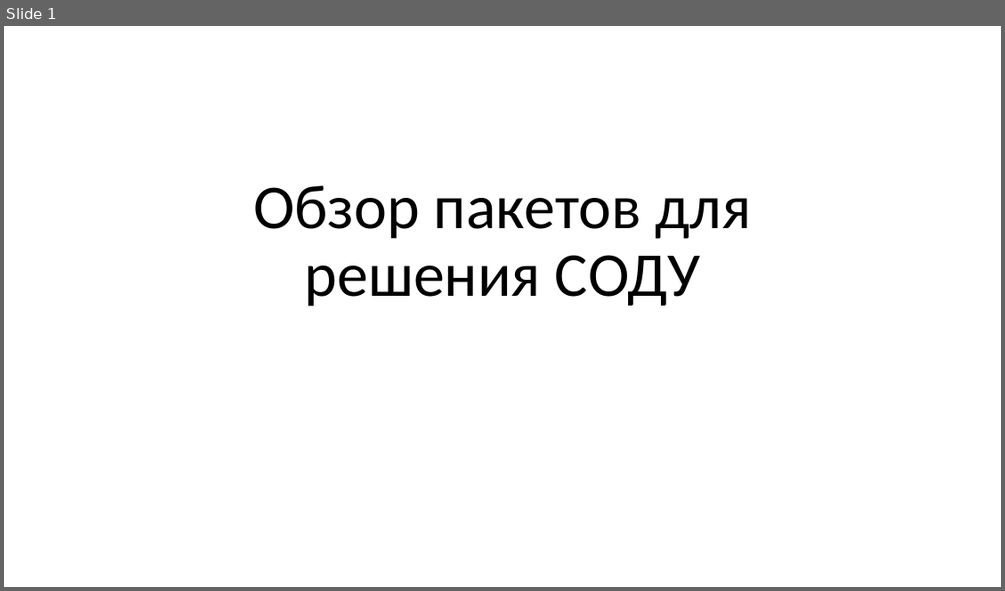
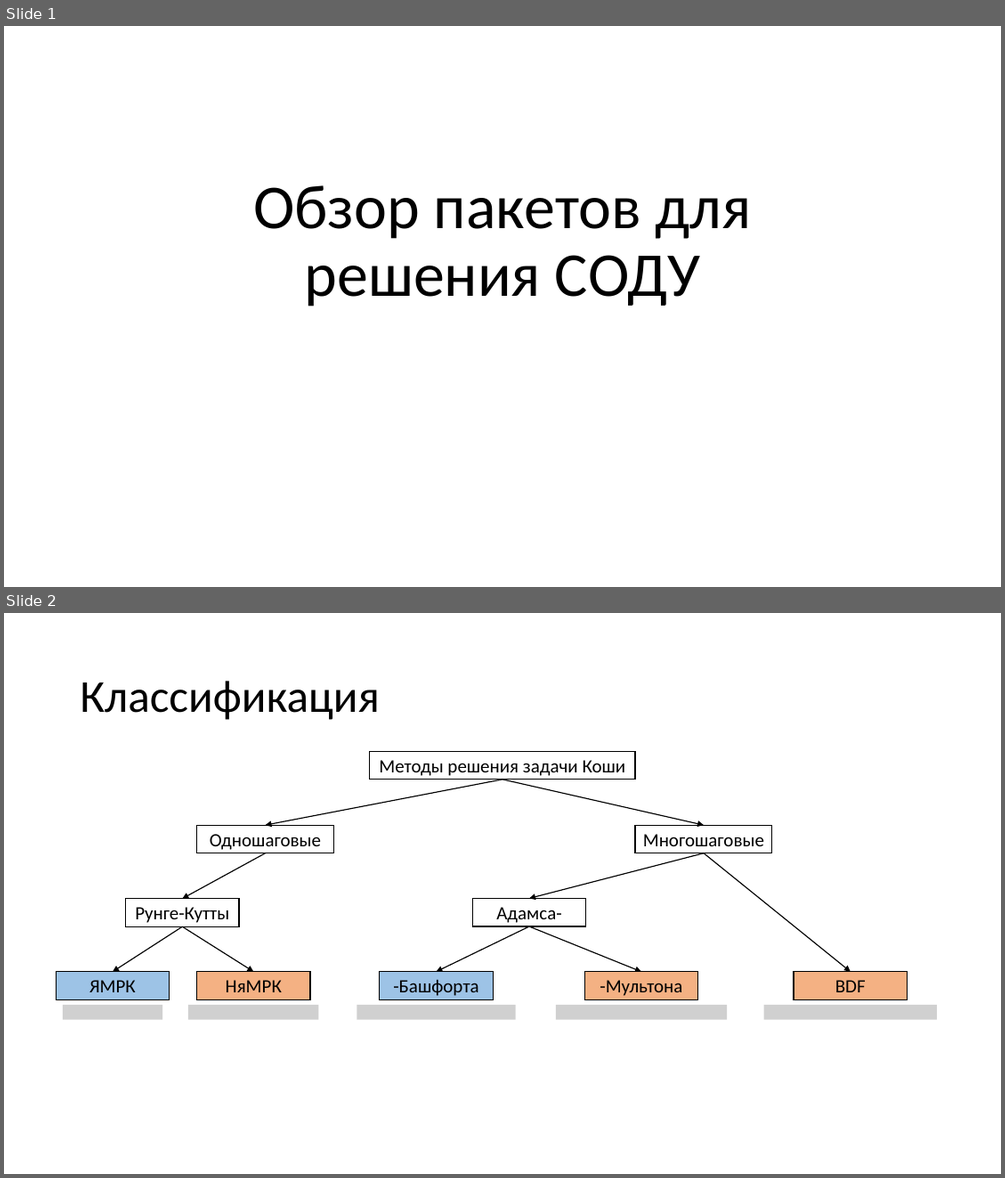
Before and after one commit to sedefe/chm, a slide deck: S3T2_solve_ode/materials/ode-solvers-overview.pptx. Shown one above the other, each under a label of ours: slide 1 before the commit, slides 1 and 2 after it. The pictures are 1005x591 and 1005x1178 pixels, drawn with LibreOffice and Linux fonts; fonts in the diff are those of the drawing; grey boxes stand for pictures. Boxes give left, top, right and bottom in pixels: in the first picture for what was removed or moved away, otherwise in the second. Text is boxed around its words. In the diff, an @@ line names an element or a change of style, - is before the commit and + after.

```diff
--- a/S3T2_solve_ode/materials/ode-solvers-overview.pptx
+++ b/S3T2_solve_ode/materials/ode-solvers-overview.pptx
@@ slide 2 added at (4, 613, 1001, 1174), background #FFFFFF @@
@@ title added at (80, 681, 380, 720), 44 pt, text #000000 @@
+Классификация
@@ rectangle added at (370, 751, 635, 779), fill #FFFFFF, outline #000000 1 pt, 18 pt, text #000000 @@
+Методы решения задачи Коши
@@ arrow added from (502, 779) to (265, 826), #000000 1 pt @@
@@ arrow added from (502, 779) to (704, 826), #000000 1 pt @@
@@ rectangle added at (197, 826, 334, 854), fill #FFFFFF, outline #000000 1 pt, 18 pt, text #000000 @@
+Одношаговые
@@ rectangle added at (635, 826, 772, 854), fill #FFFFFF, outline #000000 1 pt, 18 pt, text #000000 @@
+Многошаговые
@@ arrow added from (265, 853) to (183, 899), #000000 1 pt @@
@@ arrow added from (704, 853) to (529, 899), #000000 1 pt @@
@@ arrow added from (704, 853) to (850, 972), #000000 1 pt @@
@@ rectangle added at (126, 899, 240, 927), fill #FFFFFF, outline #000000 1 pt, 18 pt, text #000000 @@
+Рунге-Кутты
@@ rectangle added at (473, 899, 587, 927), fill #FFFFFF, outline #000000 1 pt, 18 pt, text #000000 @@
+Адамса-
@@ arrow added from (183, 926) to (113, 972), #000000 1 pt @@
@@ arrow added from (183, 926) to (254, 972), #000000 1 pt @@
@@ arrow added from (529, 926) to (437, 972), #000000 1 pt @@
@@ arrow added from (529, 926) to (641, 972), #000000 1 pt @@
@@ rectangle added at (56, 972, 170, 1000), fill #9DC3E6, outline #000000 1 pt, 18 pt, text #000000 @@
+ЯМРК
@@ rectangle added at (197, 972, 310, 1000), fill #F4B183, outline #000000 1 pt, 18 pt, text #000000 @@
+НяМРК
@@ rectangle added at (380, 972, 493, 1000), fill #9DC3E6, outline #000000 1 pt, 18 pt, text #000000 @@
+-Башфорта
@@ rectangle added at (584, 972, 698, 1000), fill #F4B183, outline #000000 1 pt, 18 pt, text #000000 @@
+-Мультона
@@ rectangle added at (793, 972, 907, 1000), fill #F4B183, outline #000000 1 pt, 18 pt, text #000000 @@
+BDF
@@ picture added at (63, 1005, 162, 1020) @@
@@ picture added at (188, 1005, 318, 1020) @@
@@ picture added at (357, 1005, 516, 1020) @@
@@ picture added at (556, 1005, 727, 1020) @@
@@ picture added at (764, 1005, 937, 1020) @@
```
Also in this commit, not shown: 4 slides changed, 1 other slide added.
